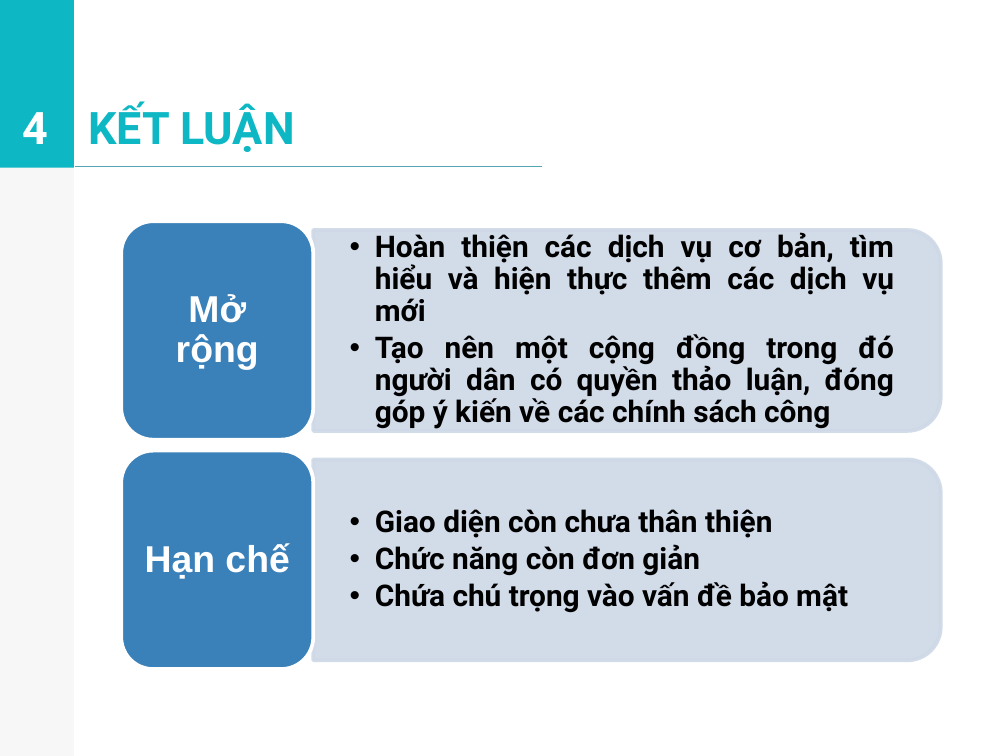
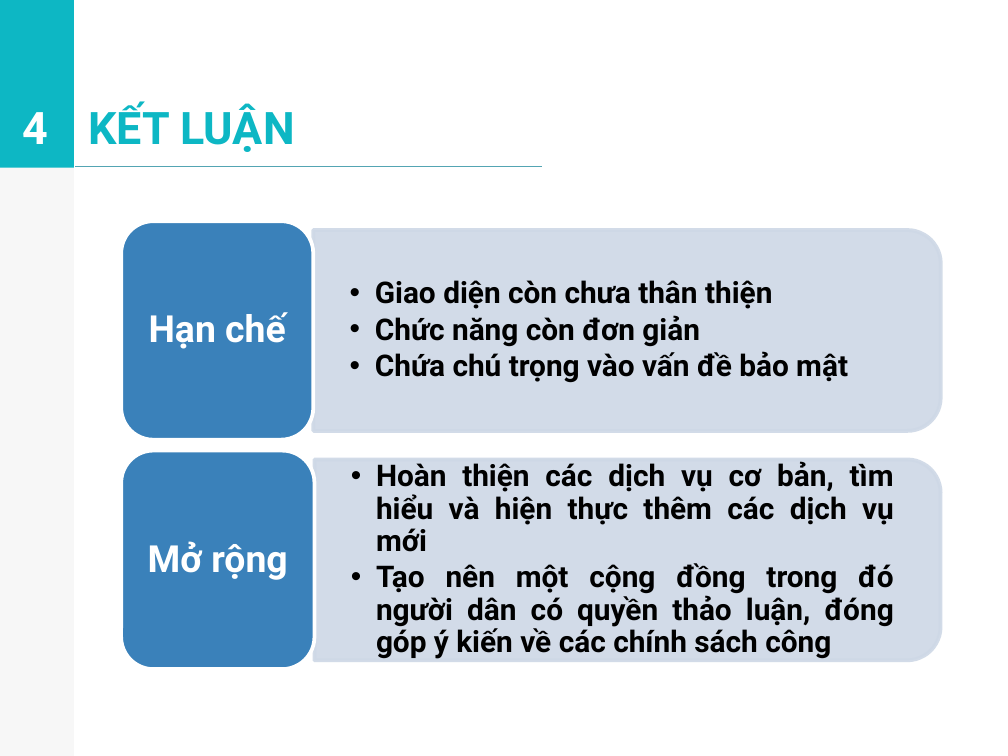
Before and after one commit to vovanluan/TTTN, a slide deck: slide 31 of BaoCao.pptx (slide 38 before the commit). Drawn at 1008x756 pixels with LibreOffice and Linux fonts; fonts in the diff are those of the drawing. Boxes give left, top, right and bottom in pixels: in the first picture for what was removed or moved away, otherwise in the second. Text is boxed around its words. In the diff, an @@ line names an element or a change of style, - is before the commit and + after.

Commit message:
edit báo cáo

```diff
--- a/BaoCao.pptx
+++ b/BaoCao.pptx
@@ text "Hạn chế" at (x1=149, y1=312, x2=286, y2=349): font Arial to Roboto @@
@@ text "Hạn chế" moved from (x1=145, y1=543, x2=289, y2=579) to (x1=149, y1=312, x2=286, y2=349) @@
@@ text "Giao diện còn chưa thân ..." moved from (x1=375, y1=509, x2=848, y2=613) to (x1=375, y1=280, x2=848, y2=383) @@
@@ text "Mở rộng" moved from (x1=176, y1=294, x2=259, y2=370) to (x1=148, y1=541, x2=287, y2=580) @@
@@ text "Mở rộng" at (x1=148, y1=541, x2=287, y2=580): font Arial to Roboto @@
@@ text "Hoàn thiện các dịch vụ ..." moved from (x1=375, y1=232, x2=894, y2=429) to (x1=376, y1=461, x2=894, y2=659) @@
```
Also in this commit, not shown: 3 other slides changed, 7 slides removed.
